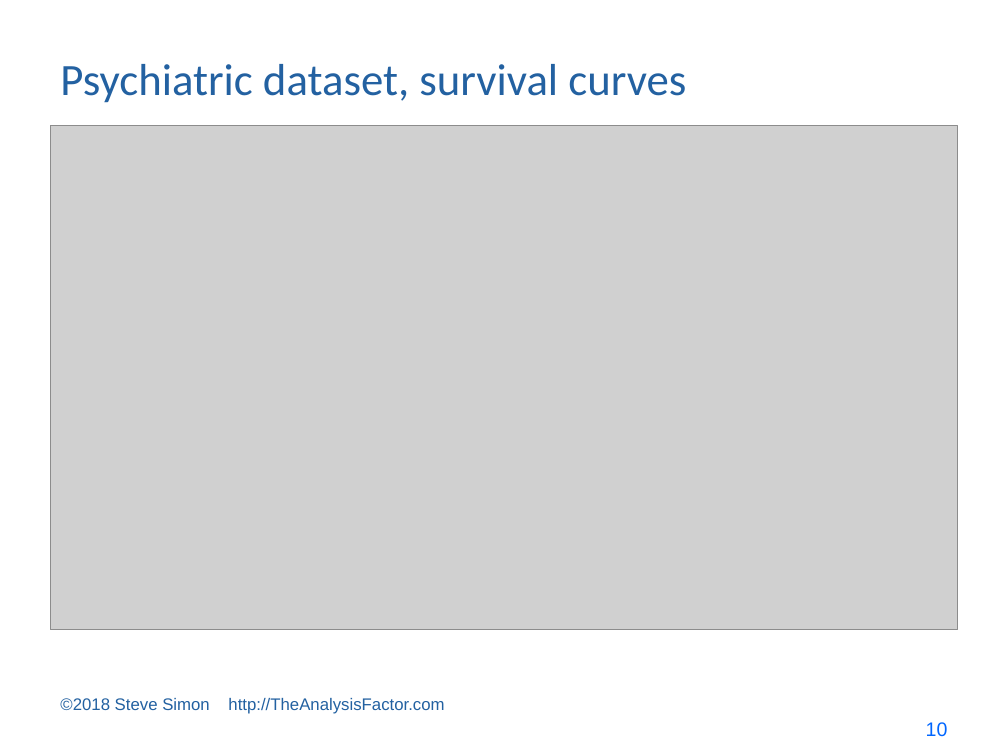
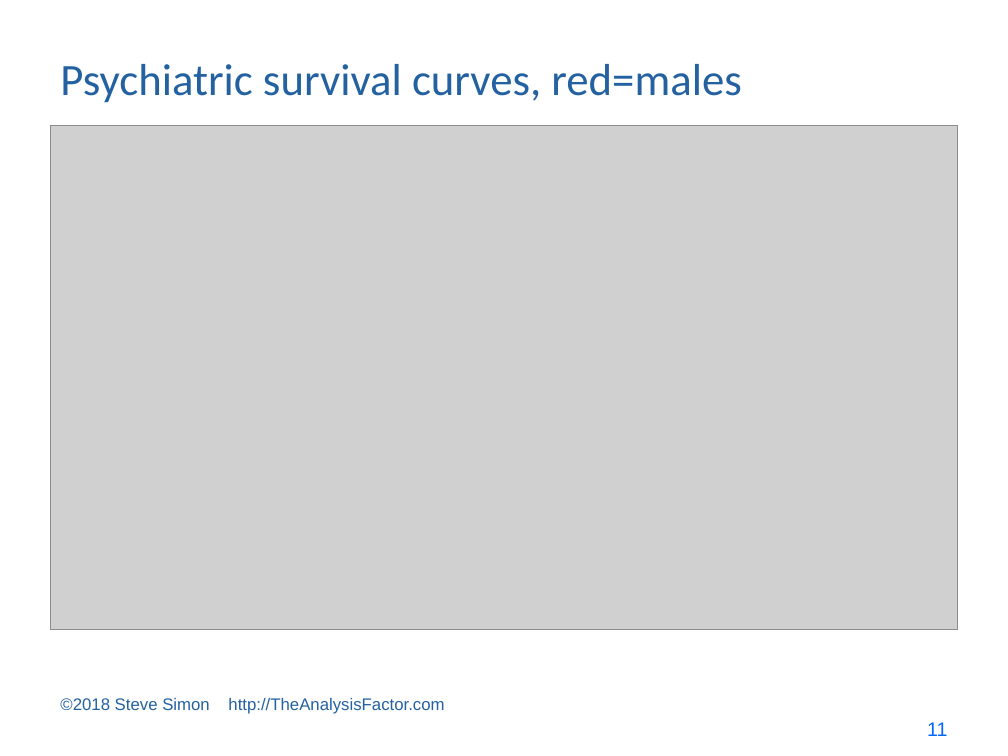
Before and after one commit to pmean/survival-models, a slide deck: slide 11 of bin/survival lecture 7.pptx (slide 10 before the commit). Drawn at 1008x756 pixels with LibreOffice and Linux fonts; fonts in the diff are those of the drawing; grey boxes stand for pictures. Boxes give left, top, right and bottom in pixels: in the first picture for what was removed or moved away, otherwise in the second. Text is boxed around its words. In the diff, an @@ line names an element or a change of style, - is before the commit and + after.

Commit message:
Moved examples from supplement-7 to survival-lecture-7.

```diff
--- a/bin/survival lecture 7.pptx
+++ b/bin/survival lecture 7.pptx
@@ title at bbox=[60, 64, 741, 103]: text changed @@
-Psychiatric dataset, survival curves
+Psychiatric survival curves, red=males
@@ page number at bbox=[927, 722, 947, 736]: text changed @@
-10
+11
```
Also in this commit, not shown: 4 other slides changed, 19 slides added, 4 other files.
